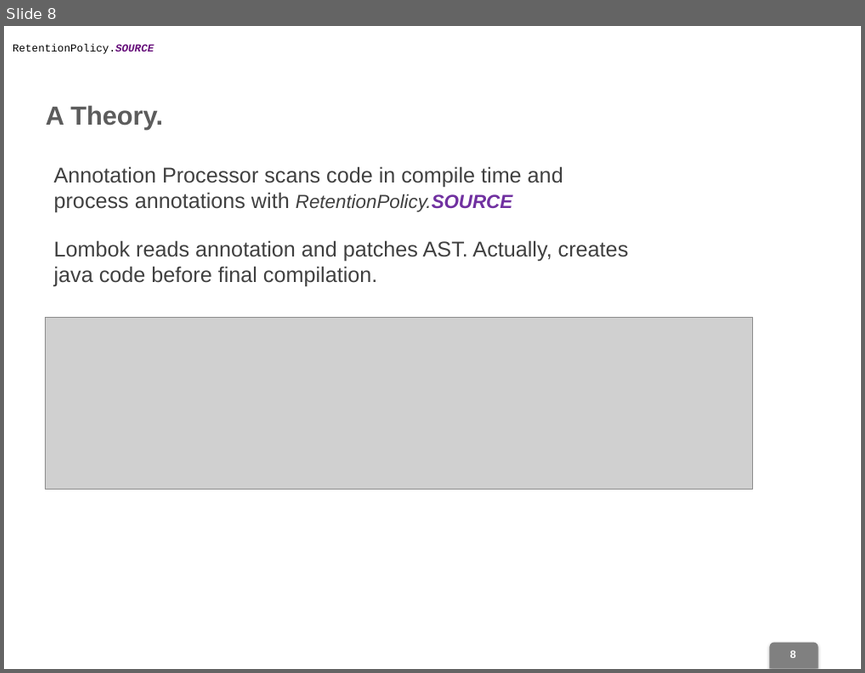
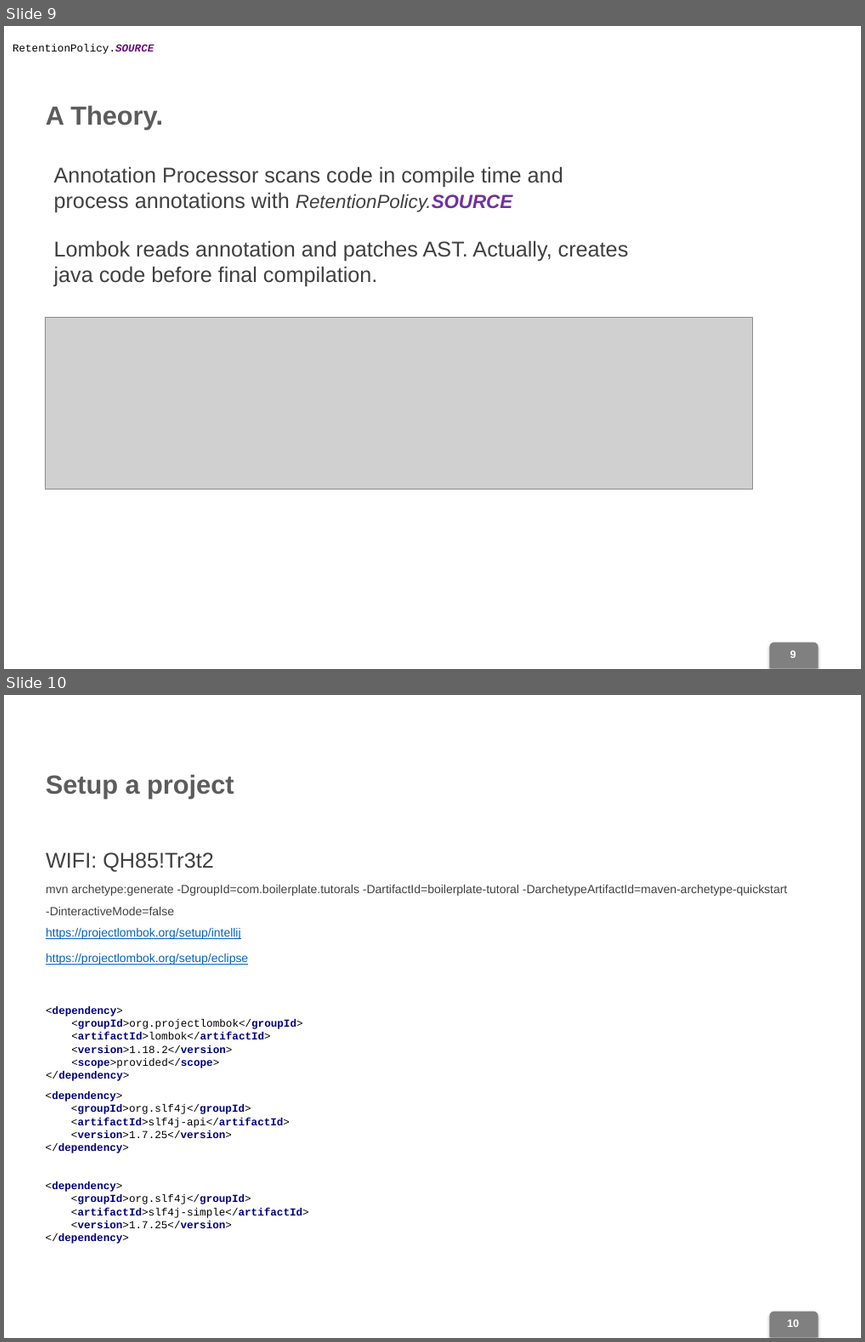
Before and after one commit to dimpon/fight-boilerplatecode-tutorial, a slide deck: Boilerplate.pptx. Shown one above the other, each under a label of ours: slide 8 before the commit, slides 9 and 10 after it. The pictures are 865x673 and 865x1342 pixels, drawn with LibreOffice and Linux fonts; fonts in the diff are those of the drawing; grey boxes stand for pictures; background and template pictures are left out. Boxes give left, top, right and bottom in pixels: in the first picture for what was removed or moved away, otherwise in the second. Text is boxed around its words. In the diff, an @@ line names an element or a change of style, - is before the commit and + after.

```diff
--- a/Boilerplate.pptx
+++ b/Boilerplate.pptx
@@ slide 10 added at [4,695,861,1338], background #FFFFFF; not listed: 2 template elements that a slide beside it also shows @@
@@ title added at [46,774,234,799], 22 pt, text #5C5C5C, bold @@
+Setup a project
@@ text added at [46,852,787,964], 10 pt, text #404040 @@
+WIFI: QH85!Tr3t2
+mvn archetype:generate -DgroupId=com.boilerplate.tutorals -DartifactId=boilerplate-tutoral -DarchetypeArtifactId=maven-archetype-quickstart -DinteractiveMode=false
+https://projectlombok.org/setup/intellij
+https://projectlombok.org/setup/eclipse
@@ text added at [46,1006,302,1081], 9 pt, text #000080, bold @@
+<dependency>
+<groupId>org.projectlombok</groupId>
+<artifactId>lombok</artifactId>
+<version>1.18.2</version>
+<scope>provided</scope>
+</dependency>
@@ rectangle added at [37,1085,54,1119], fill #FFFFFF @@
@@ text added at [46,1091,309,1243], 9 pt, text #000080, bold @@
+<dependency>
+<groupId>org.slf4j</groupId>
+<artifactId>slf4j-api</artifactId>
+<version>1.7.25</version>
+</dependency>
+<dependency>
+<groupId>org.slf4j</groupId>
+<artifactId>slf4j-simple</artifactId>
+<version>1.7.25</version>
+</dependency>
@@ what was slide 8 is now slide 9 @@
```
Also in this commit, not shown: 3 slides changed, 1 other slide added, 4 other files.
